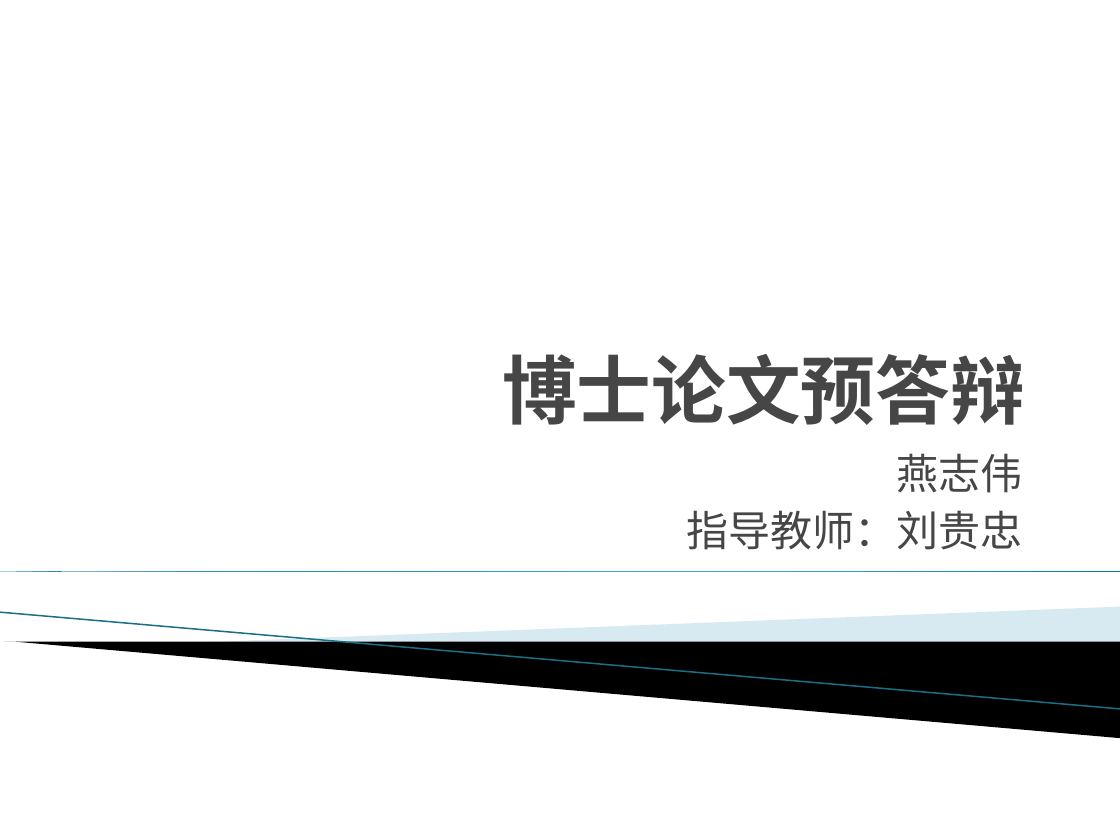
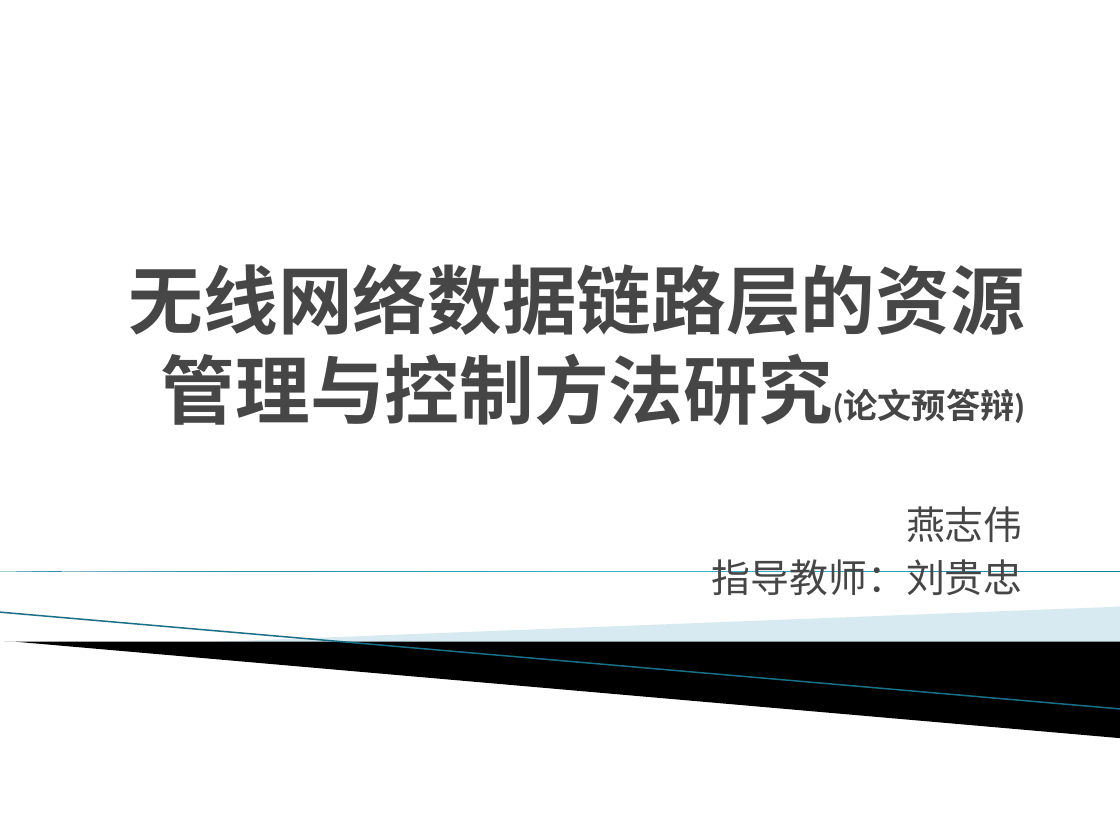
Before and after one commit to ZhiweiYAN/yzw_thesis, a slide deck: slide 1 of defense_phd.pptx. Drawn at 1120x840 pixels with LibreOffice and Linux fonts; fonts in the diff are those of the drawing; background and template pictures are left out. Boxes give left, top, right and bottom in pixels: in the first picture for what was removed or moved away, otherwise in the second. Text is boxed around its words. In the diff, an @@ line names an element or a change of style, - is before the commit and + after.

```diff
--- a/defense_phd.pptx
+++ b/defense_phd.pptx
@@ title at <box>129,263,1025,425</box>: text changed; font DejaVu Sans Mono to Calibri @@
-博士论文预答辩
+无线网络数据链路层的资源管理与控制方法研究(论文预答辩)
@@ subtitle "燕志伟" at <box>712,506,1023,595</box>: size 27 to 25 pt, font DejaVu Sans Mono to Calibri @@
```
Also in this commit, not shown: 8 slides added.
